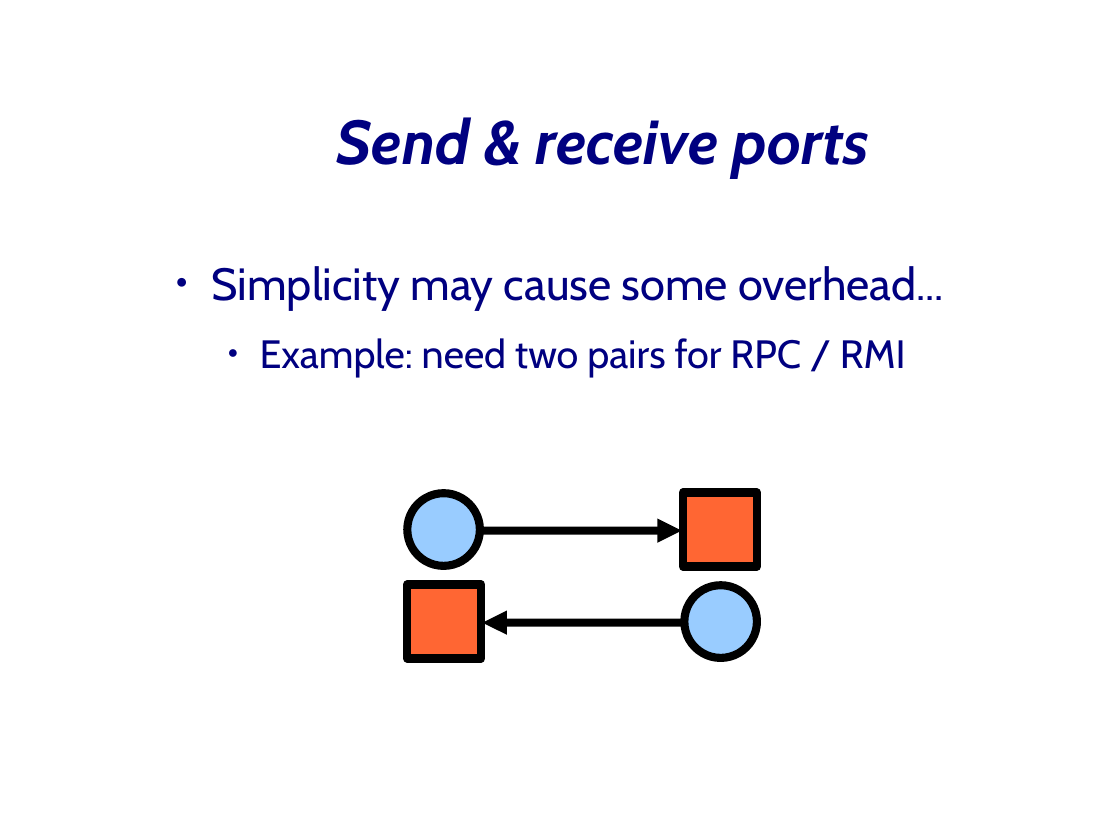
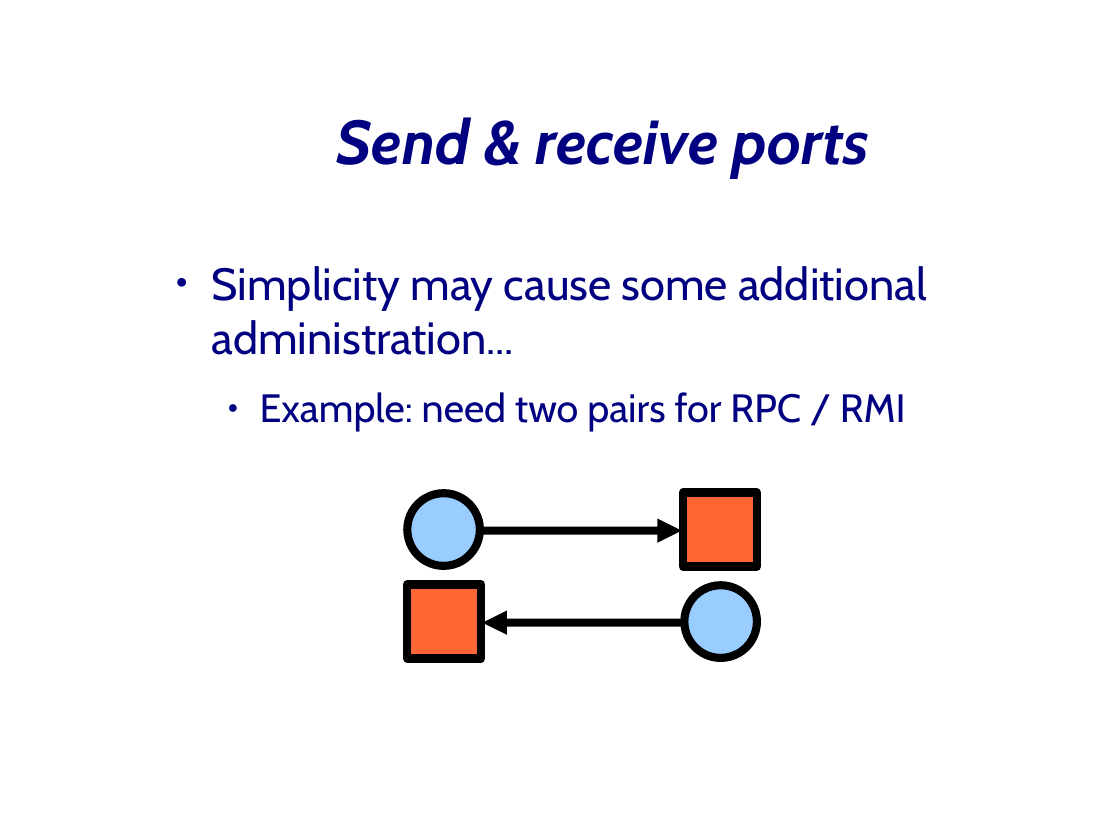
Before and after one commit to JungleComputing/www, a slide deck: slide 14 of tutorial/20080519-CCGrid08-Part-5-IPL.odp (slide 13 before the commit). Drawn at 1120x840 pixels with LibreOffice and Linux fonts; fonts in the diff are those of the drawing; background and template pictures are left out. Boxes give left, top, right and bottom in pixels: in the first picture for what was removed or moved away, otherwise in the second. Text is boxed around its words. In the diff, an @@ line names an element or a change of style, - is before the commit and + after.

```diff
--- a/tutorial/20080519-CCGrid08-Part-5-IPL.odp
+++ b/tutorial/20080519-CCGrid08-Part-5-IPL.odp
@@ text at [212,266,927,355]: text changed @@
-● Simplicity may cause some overhead...
+● Simplicity may cause some additional administration...
```
Also in this commit, not shown: 14 other slides changed, 4 slides added, 1 slide removed, 10 other files.
